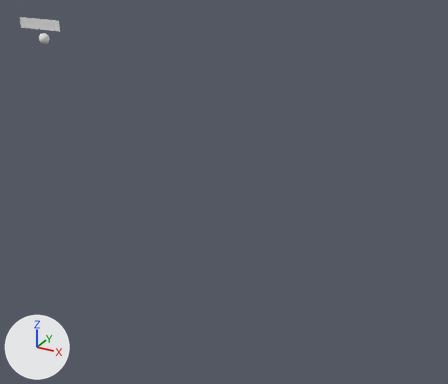
An edit to the Blender file src/blenderscript.blend, drawn before and after from the same camera.
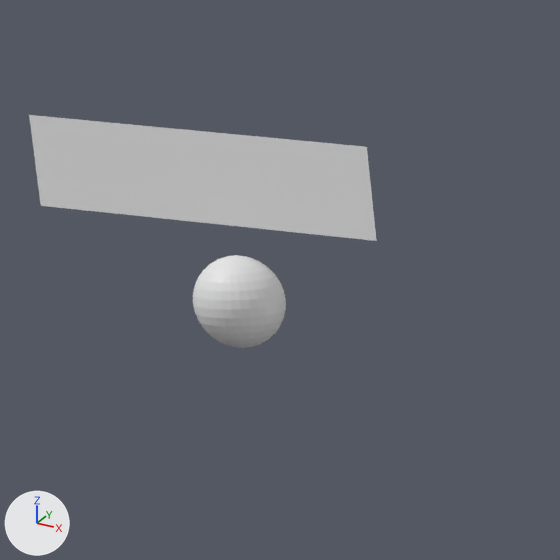
The first picture shows the older version from a 50 mm camera at (88.5, -89.4, 20.9) aimed at (23.2, 29.3, -38.4). The close-ups show both versions on the part from 4% to 18% of the width and 1% to 18% of the height of that picture. The axes (+X, +Y, +Z) are drawn at lower left. The lights are the same throughout.
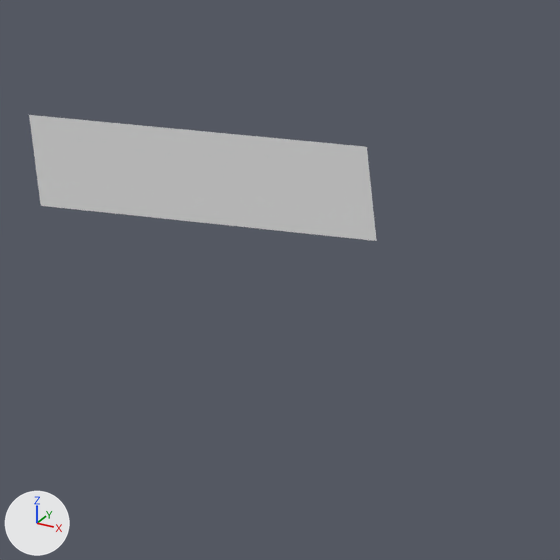
Location of each change, [x1, y1, x2, y2] in pixels of the close-ups (560 x 560 px):
'Sphere', moved (not visible afterwards): before [193, 255, 286, 348]

Patch to the scene script:
```diff
--- a/src/blenderscript.blend.py
+++ b/src/blenderscript.blend.py
@@ ob_sphere @@
 ob_sphere = bpy.data.objects.new('Sphere', me_sphere_001)
-ob_sphere.location = (0.0, 0.0, 0.0)
+ob_sphere.location = (69.6, 61.8, -93.6)
```
